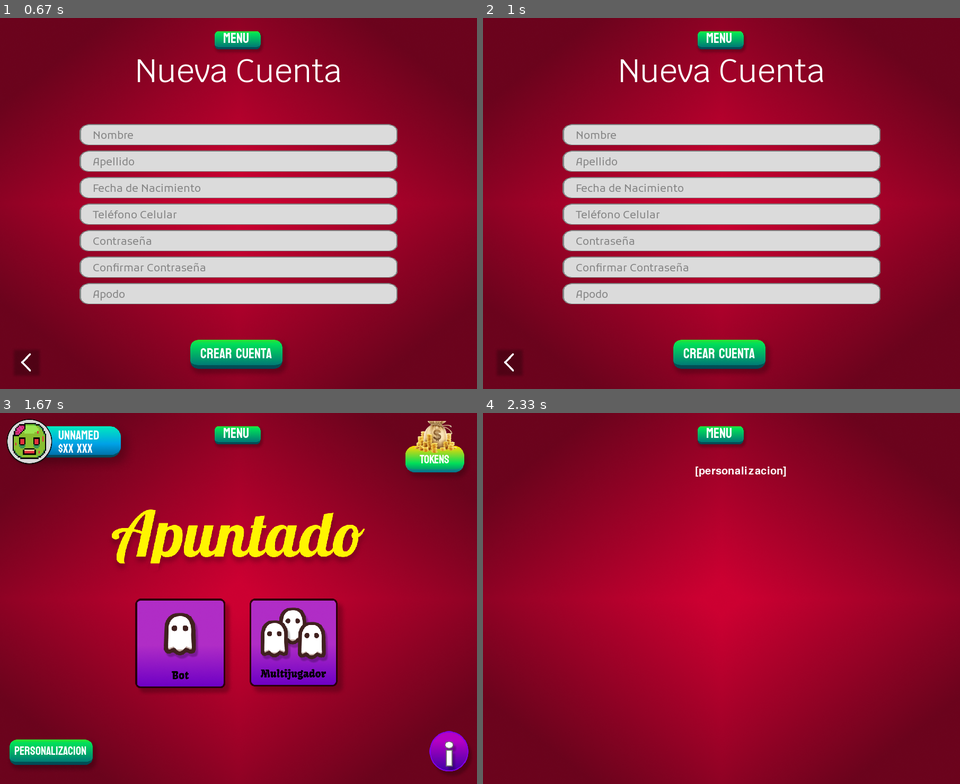
Above: before the commit, frames 1-4 (two rows, left to right).
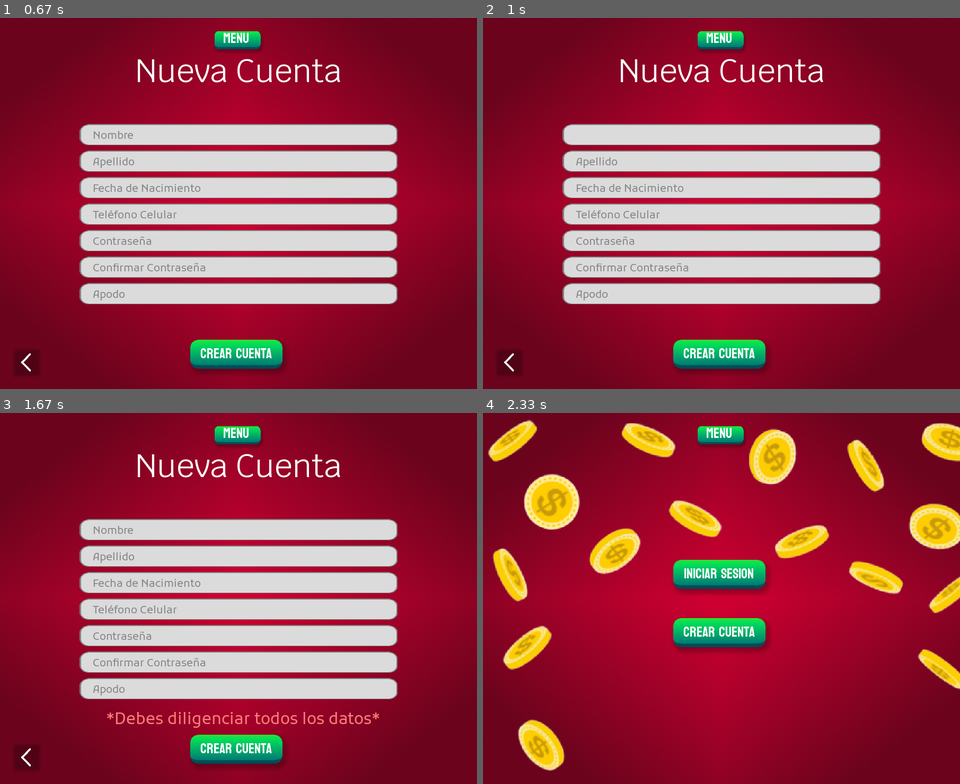
Above: after the commit, the same moments.

Repository: CarlosSanz1505/Apuntado
Game: pygame game, started from PYGAME/apuntado.py
The game is run twice, just before and just after one commit, with the same random seed, the same clock (stepped at 60 frames per second) and the same inputs.
Inputs (mouse positions are in pixels of both pictures, inside the frame that each line leads up to):
- Up to frame 1 (0.67 s): click (219, 218) at 0.38 s
- Up to frame 2 (1 s): click (721, 133) at 0.72 s
- Up to frame 3 (1.67 s): tap Enter at 1 s; click (238, 750) at 1.38 s
- Up to frame 4 (2.33 s): click (607, 524) at 1.72 s; click (511, 758) at 2.05 s

Frame 1 is identical in both runs. In frame 2, less than 0.1% of the frame differs, in the area x 19-28%, y 30-33%; in frame 3, 37%, in the area x 1-99%, y 1-98%; in frame 4, 16%.

Commit message:
Implementación 'Crear Cuenta'

Diff:
--- a/PYGAME/apuntado.py
+++ b/PYGAME/apuntado.py
@@ -2,6 +2,7 @@
 ejecuta el Juego.
 """
 
+import os
 import pygame
 from screens import *
 from objects import *
@@ -22,18 +23,25 @@
 bg = pygame.image.load("PYGAME/images/bg.png").convert()
 bg = pygame.transform.scale(bg, (width, height))
 
-# El aplicativo comienza en la Pantalla "Autenticacion"
-screen = "Autenticacion"
+# Determinar Pantalla al inicializar el aplicativo
+# Si ya hay un jugador registrado -> Menu
+if (os.stat("PYGAME/jugadores.txt").st_size == 0):
+    screen = "Autenticacion"
+else:
+    screen = "Menu"
 
-form_values = [
-    "Nombre",
-    "Apellido",
-    "Fecha de Nacimiento",
-    "Teléfono Celular",
-    "Contraseña",
-    "Confirmar Contraseña",
-    "Apodo"
+# Valores del Formulario en "Crear Cuenta"
+# [TEXTO_DEFAULT, TEXTO_INGRESADO, IS_SELECTED, IS_DEFAULT]
+form = [
+    ["Nombre", "Nombre", False, (133, 133, 133)],
+    ["Apellido", "Apellido", False, (133, 133, 133)],
+    ["Fecha de Nacimiento", "Fecha de Nacimiento", False, (133, 133, 133)],
+    ["Teléfono Celular", "Teléfono Celular", False, (133, 133, 133)],
+    ["Contraseña", "Contraseña", False, (133, 133, 133)],
+    ["Confirmar Contraseña", "Confirmar Contraseña", False, (133, 133, 133)],
+    ["Apodo", "Apodo", False, (133, 133, 133)]
 ]
+error = False
 
 # Ciclo del Juego
 while True:
@@ -41,8 +49,9 @@
     display.blit(bg, (0, 0))
 
     # Si no se ha hecho click, no se acciona nada
+    on_click = False
     click_pos = (0, 0)
-    pressed_key = ""
+    pressed_key = None
 
     # Recibir eventos
     for event in pygame.event.get():
@@ -58,16 +67,17 @@
         if (event.type == pygame.MOUSEBUTTONDOWN
             and event.button == 1):
             click_pos = pygame.mouse.get_pos()
+            on_click = True
 
         if (event.type == pygame.KEYDOWN):
-            pressed_key = event.unicode
+            pressed_key = event
 
     # Pantalla a mostrar
     match screen:
         case "Autenticacion":
             screen = autenticacion(display, click_pos)
         case "Crear Cuenta":
-            screen = crear_cuenta(display, click_pos, form_values, pressed_key)
+            screen, form, data, error = crear_cuenta(display, on_click, click_pos, form, pressed_key, error)
         case "TyC":
             screen = tyc(display, click_pos)
         case "Menu":
--- /dev/null
+++ b/PYGAME/cuentas.py
@@ -0,0 +1,2 @@
+class Jugador:
+    pass
--- a/PYGAME/objects.py
+++ b/PYGAME/objects.py
@@ -32,20 +32,25 @@
                  y: int,
                  width: int,
                  height: int,
+                 initial_text: str,
                  text: str,
                  style: str = "PYGAME/images/txt_field.png",
-                 font_size: int = 20):
+                 font_size: int = 20,
+                 font_color: tuple[int] = (133, 133, 133),
+                 is_selected: bool = False):
 
         super().__init__()
         image = pygame.image.load(style).convert_alpha()
         self.image = pygame.transform.scale(image, (width, height))
         font = pygame.font.Font("PYGAME/fonts/Kufam-Regular.ttf", font_size)
         self.text = text
-        text_render = font.render(self.text, True, (133, 133, 133))
+        self.font_color = font_color
+        text_render = font.render(self.text, True, font_color)
         text_rect = text_render.get_rect(topleft=(25, 10))
         self.image.blit(text_render, text_rect)
         self.rect = self.image.get_rect(topleft=(x, y))
-        self.is_selected = False
+        self.is_selected = is_selected
+        self.initial_text = initial_text
 
 
 # class TextField(pygame.sprite.Sprite):
--- a/PYGAME/screens.py
+++ b/PYGAME/screens.py
@@ -53,9 +53,11 @@
 
 # CARLOS
 def crear_cuenta(display: pygame.Surface,
+                 on_click: bool,
                  click_pos: tuple[int],
-                 form_values: list[str],
-                 typed_key: str) -> str:
+                 form_values: list[list[str, bool]],
+                 typed_key: pygame.event.Event,
+                 error: bool) -> tuple[str, list, list]:
 
     # "Nueva Cuenta"
     font = pygame.font.Font("PYGAME/fonts/Krub-Regular.ttf", 60)
@@ -63,23 +65,78 @@
     display.blit(name, (width//2 - 195, 60))
 
     # Campos de Texto
-    fields = [TextField(150, 200 + 50*i, 600, 40, form_values[i]) for i in range(7)]
-
+    fields = [TextField(150, 200 + 50*i, 600, 40,
+                        form_values[i][0],
+                        form_values[i][1],
+                        is_selected=form_values[i][2],
+                        font_color=form_values[i][3]) for i in range(7)]
     for field in fields:
+        if (on_click):
+            if (field.rect.collidepoint(click_pos)):
+                field.is_selected = True
+                field.text = ""
+            else:
+                field.is_selected = False
+                if (field.text == ""):
+                    field.text = field.initial_text
+
+        if (typed_key != None):
+            if (field.is_selected):
+                if (typed_key.key == pygame.K_RETURN):
+                    break
+                if (typed_key.key == pygame.K_BACKSPACE):
+                    field.text = field.text[:-1]
+                if (typed_key.unicode.isprintable()):
+                    field.text += typed_key.unicode
+
+        if (field.text != field.initial_text):
+            field.font_color = (0, 0, 0)
+        else:
+            field.font_color = (133, 133, 133)
+
         display.blit(field.image, field.rect)
+
+    new_fields = [[field.initial_text,
+                   field.text,
+                   field.is_selected,
+                   field.font_color] for i, field in enumerate(fields)]
 
     # Botones
     buttons = [
         Button(20, height - 80, 60, 60, "", "Autenticacion", "PYGAME/images/back_button1.png.png"),
-        Button(width//2 - 100, height - 100, 200, 80, "Crear Cuenta", "Menu")
+        Button(width//2 - 100, height - 100, 200, 80, "Crear Cuenta", "TyC")
     ]
+
+    data = [field.text for field in fields]
+
+    if (error):
+        font1 = pygame.font.Font("PYGAME/fonts/Kufam-Regular.ttf", 30)
+        disclaimer = font1.render("*Debes diligenciar todos los datos*", True, (255, 124, 124))
+        display.blit(disclaimer, (width//2 - 250, 560))
 
     for button in buttons:
         display.blit(button.image, button.rect)
         if (button.rect.collidepoint(click_pos)):
-            return button.to
-
-    return "Crear Cuenta"
+            form = [
+                ["Nombre", "Nombre", False, (133, 133, 133)],
+                ["Apellido", "Apellido", False, (133, 133, 133)],
+                ["Fecha de Nacimiento", "Fecha de Nacimiento", False, (133, 133, 133)],
+                ["Teléfono Celular", "Teléfono Celular", False, (133, 133, 133)],
+                ["Contraseña", "Contraseña", False, (133, 133, 133)],
+                ["Confirmar Contraseña", "Confirmar Contraseña", False, (133, 133, 133)],
+                ["Apodo", "Apodo", False, (133, 133, 133)]
+            ]
+            if (button.to == "Autenticacion"):
+                data = [None for i in range(7)]
+            else:
+                for field in fields:
+                    if (field.text == field.initial_text):
+                        return "Crear Cuenta", new_fields, None, True
+                file = open("PYGAME/jugadores.txt", "a")
+                file.write(" ".join([datum for datum in data]))
+            return button.to, form, data, False
+
+    return "Crear Cuenta", new_fields, None, error
 
 # VICTOR
 def tyc(display: pygame.Surface,
@@ -124,9 +181,11 @@
     frankenstein = pygame.transform.scale(pygame.image.load("PYGAME/images/frankenstein.png").convert_alpha(), (90, 90))
     display.blit(zombie, (10, 10))
 
+    jugador = open("PYGAME/jugadores.txt", "r")
+    nombre = jugador.readline().split()[-1]
     font = pygame.font.Font("PYGAME/fonts/Koulen-Regular.ttf", 24)
-    nombre = font.render("UNNAMED", True, (255, 255, 255))
-    saldo = font.render("$XX XXX", True, (255, 255, 255))
+    nombre = font.render(nombre, True, (255, 255, 255))
+    saldo = font.render("$10 000", True, (255, 255, 255))
     display.blit(nombre, (110, 20))
     display.blit(saldo, (110, 45))
 
Empty file added: PYGAME/jugadores.txt
Not shown, changed: README.md
